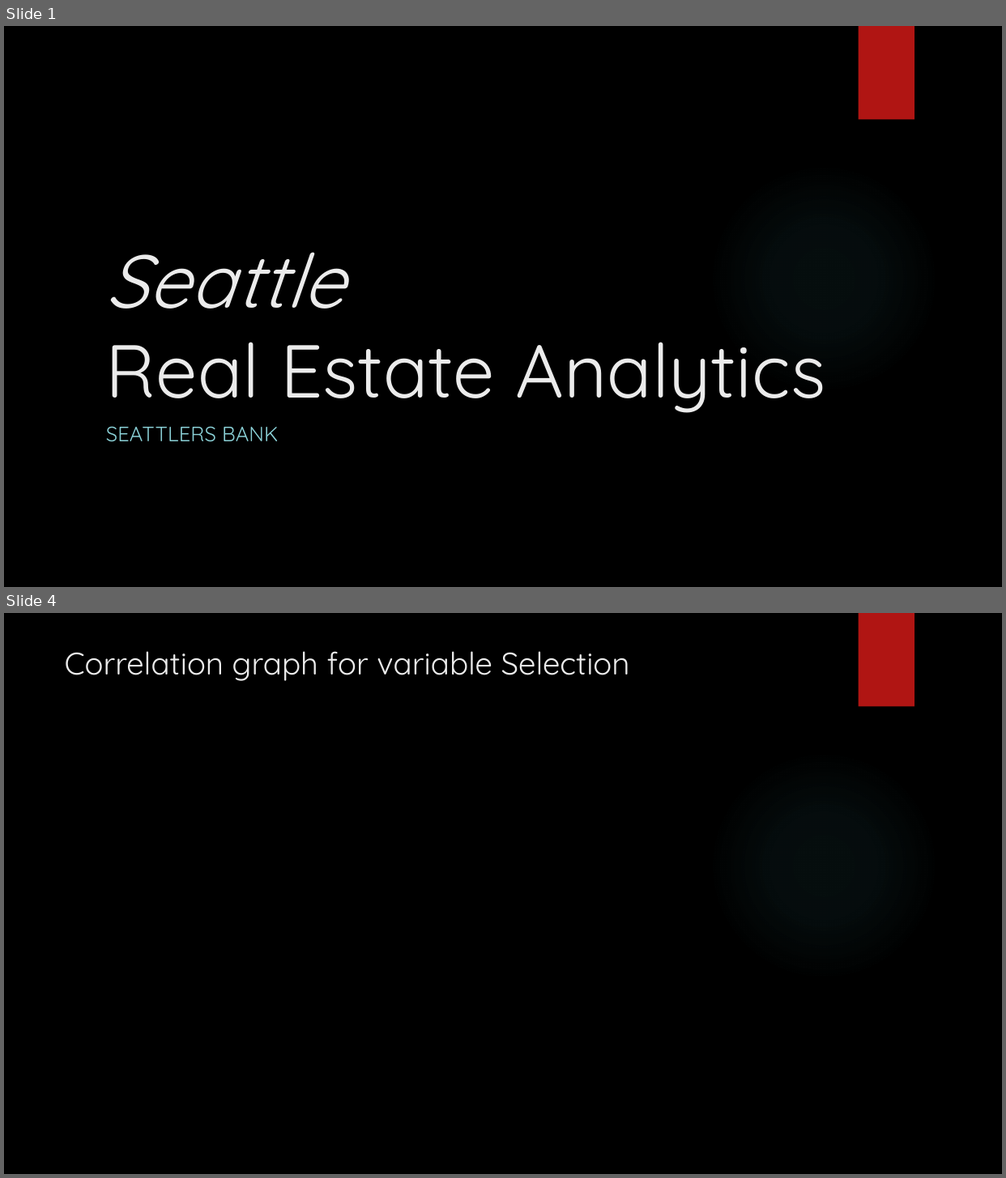
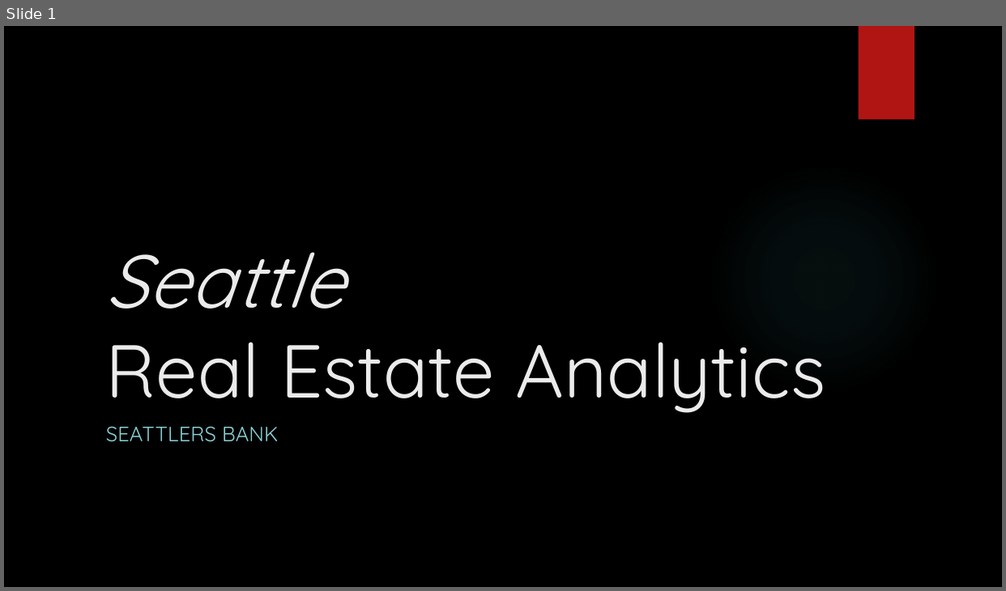
Before and after one commit to Silkways/Seattlers, a slide deck: Flatiron_Mod_1_Slides.pptx. Shown one above the other, each under a label of ours: slides 1 and 4 before the commit, slide 1 after it; the slides between them are not shown. The pictures are 1006x1178 and 1006x591 pixels, drawn with LibreOffice and Linux fonts; fonts in the diff are those of the drawing; background and template pictures are left out. Boxes give left, top, right and bottom in pixels: in the first picture for what was removed or moved away, otherwise in the second. Text is boxed around its words. In the diff, an @@ line names an element or a change of style, - is before the commit and + after.

```diff
--- a/Flatiron_Mod_1_Slides.pptx
+++ b/Flatiron_Mod_1_Slides.pptx
@@ slide 4 removed at (x1=4, y1=613, x2=1002, y2=1174), background picture (left out); not listed: 2 template elements that a slide beside it also shows @@
@@ title removed at (x1=65, y1=651, x2=630, y2=681) @@
-Correlation graph for variable Selection
```
Also in this commit, not shown: 1 slide changed, 8 slides added, 1 other slide removed, 2 other files.
